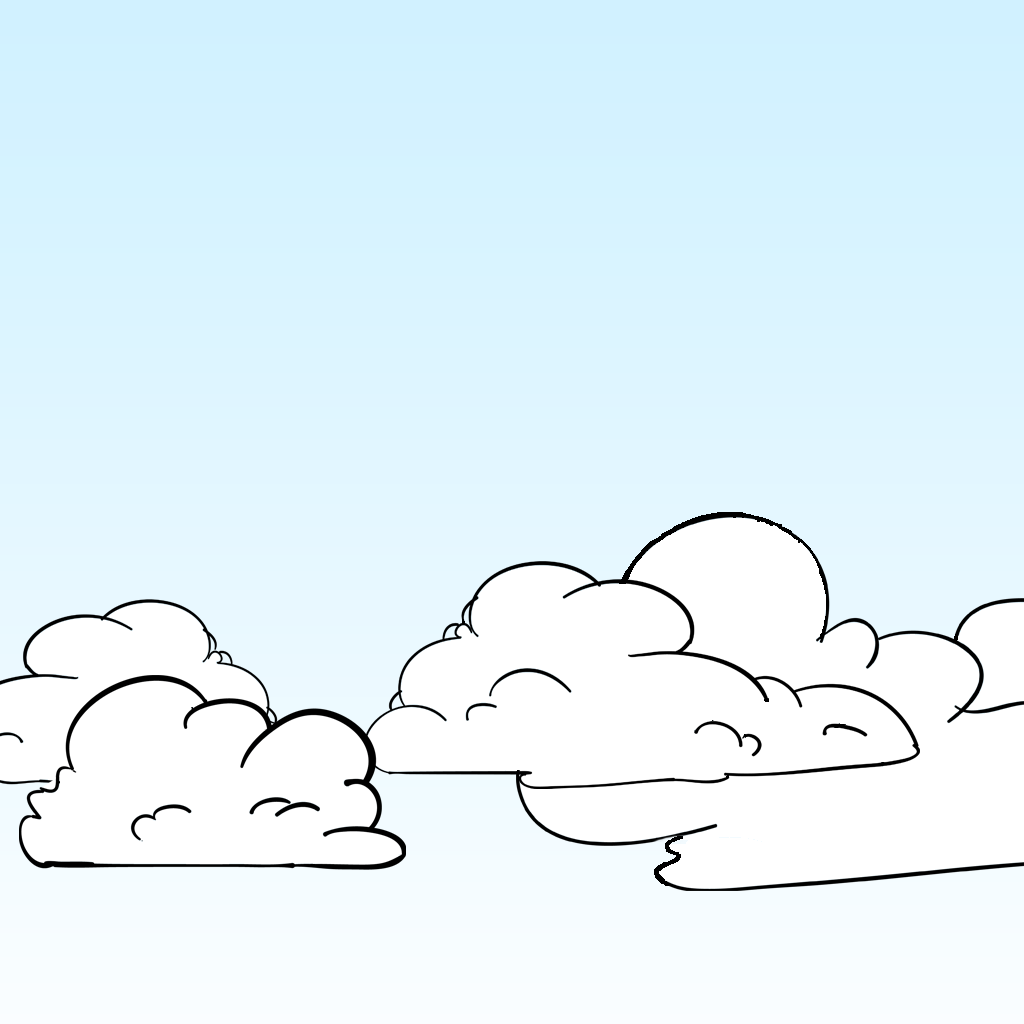
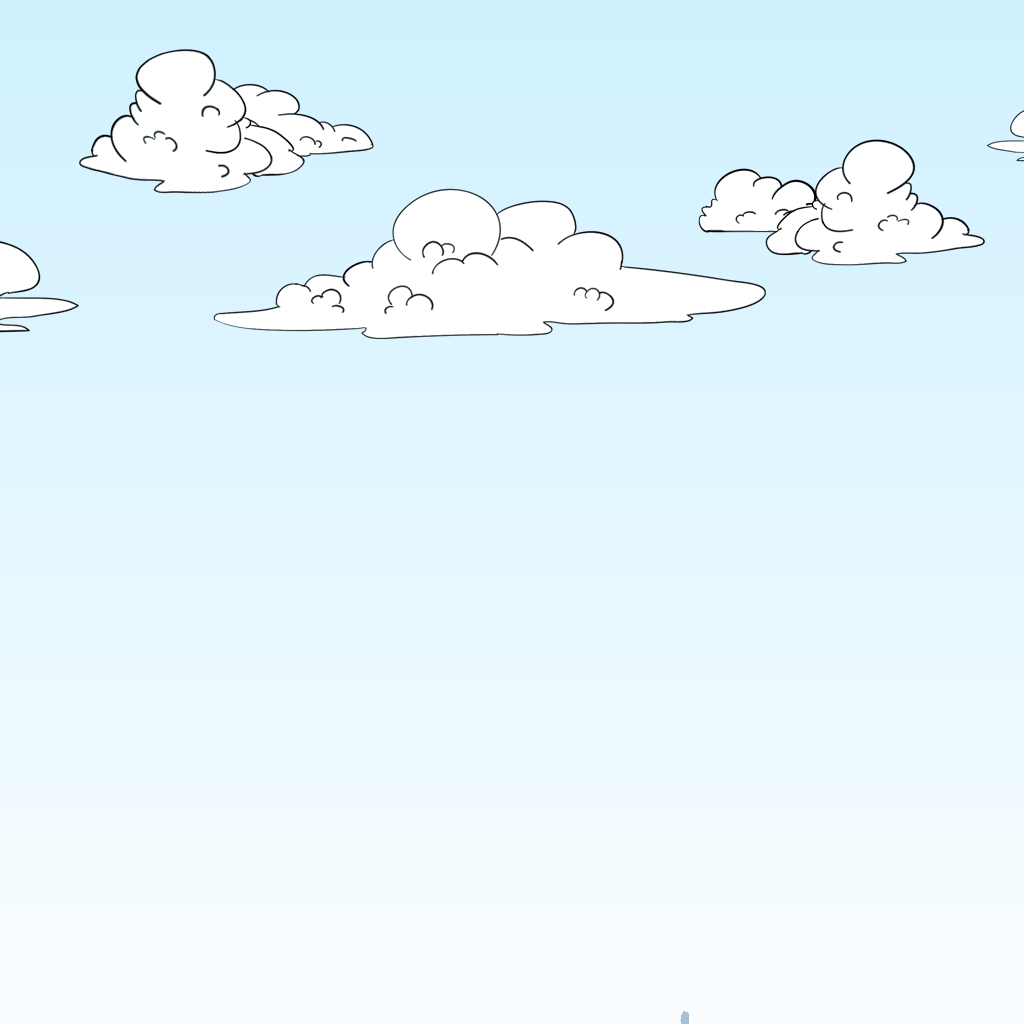
Revision of a layered (1024, 1024) image; what changed, layer by layer:
removed layer "Layer 2" over [680, 1011, 689, 1024]
painted on "Layer 1" over [0, 49, 1024, 891]
